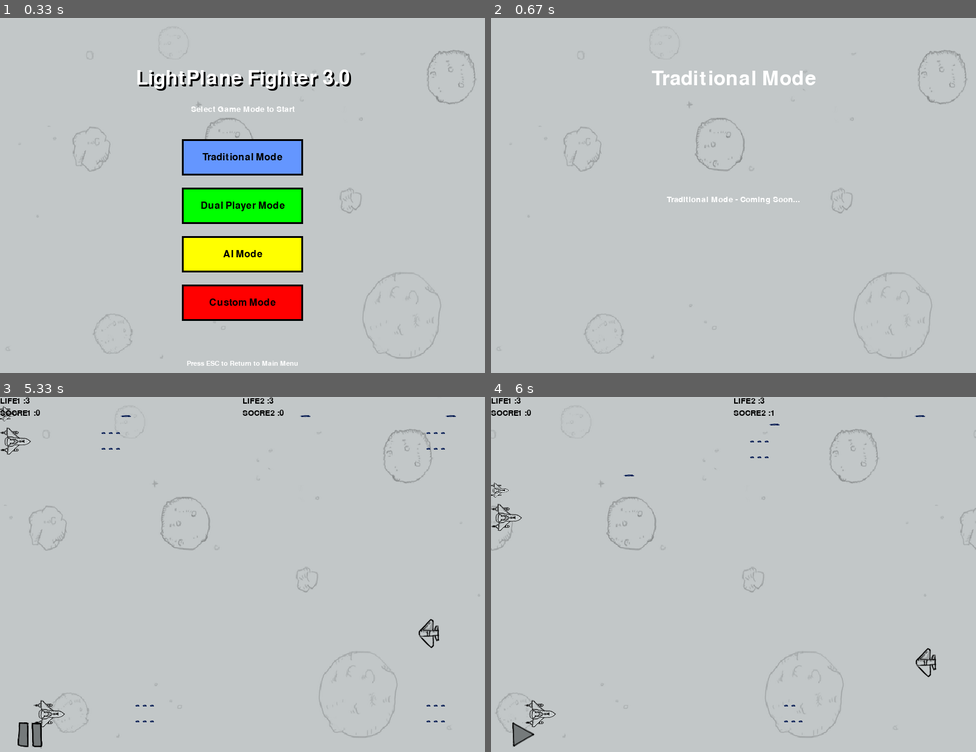
Above: before the commit, frames 1-4 (two rows, left to right).
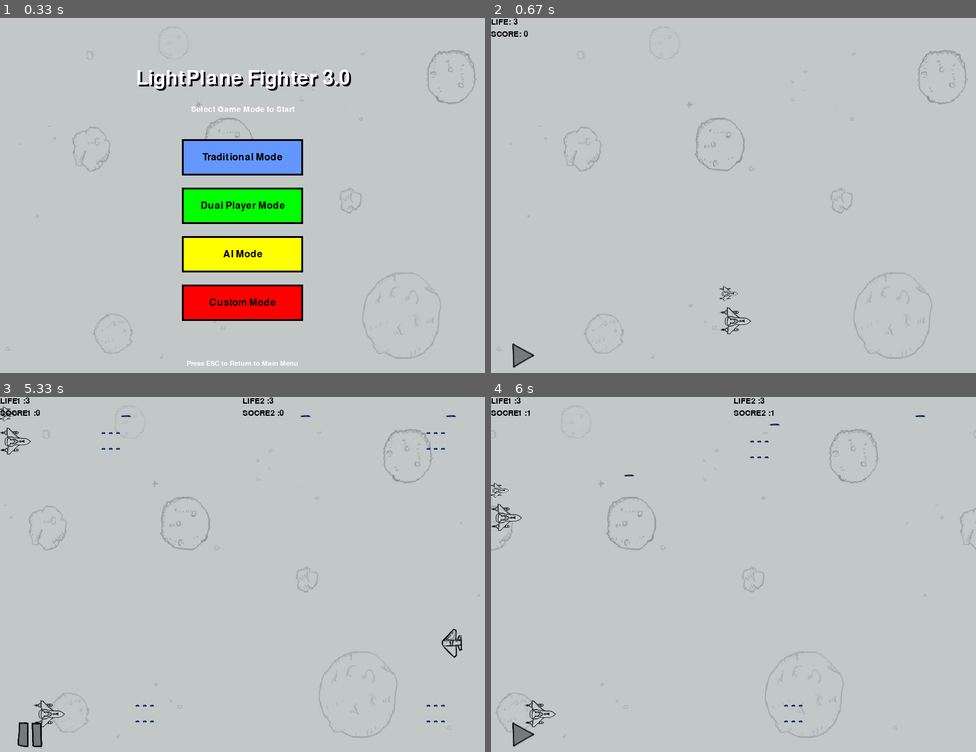
Above: after the commit, the same moments.

Repository: guangxingmao/LightPlane_AI
Game: pygame game, started from launcher.py
The game is run twice, just before and just after one commit, with the same random seed, the same clock (stepped at 60 frames per second) and the same inputs.
Inputs (mouse positions are in pixels of both pictures, inside the frame that each line leads up to):
- Up to frame 1 (0.33 s): no input
- Up to frame 2 (0.67 s): press the mouse at (733, 156) at 0.37 s; move the mouse to (738, 231) at 0.47 s; release the mouse at (748, 309) at 0.6 s
- Up to frame 3 (5.33 s): press the mouse at (29, 734) at 0.7 s; move the mouse to (58, 592) at 0.8 s; release the mouse at (82, 450) at 0.93 s; tap Esc at 1, 1.67, 2.83 s; press the mouse at (242, 634) at 1.37 s; move the mouse to (164, 641) at 1.47 s; release the mouse at (82, 652) at 1.6 s; press the mouse at (242, 681) at 2.03 s; move the mouse to (276, 585) at 2.13 s; release the mouse at (310, 492) at 2.27 s; press the mouse at (242, 585) at 3.2 s; move the mouse to (320, 624) at 3.3 s; release the mouse at (392, 666) at 3.43 s; tap Space at 3.5 s; click (29, 734) at 4.72 s; hold Left from 5 s (still down)
- Up to frame 4 (6 s): release Left at 5.53 s; hold Down 5.57-5.87 s; press the mouse at (520, 734) at 5.93 s

Frame 1 is identical in both runs. In frame 2, 1.3% of the frame differs, in the area x 0-67%, y 0-99%; in frame 3, 0.3%; in frame 4, 0.2%.

Commit message:
添加传统模式

Diff:
--- a/launcher.py
+++ b/launcher.py
@@ -19,6 +19,14 @@
 except ImportError as e:
     print(f"双人游戏页面加载失败: {e}")
     DUAL_GAME_LOADED = False
+
+# 尝试导入传统模式游戏页面
+try:
+    from traditional_game_page import TraditionalGamePage
+    TRADITIONAL_GAME_LOADED = True
+except ImportError as e:
+    print(f"传统模式游戏页面加载失败: {e}")
+    TRADITIONAL_GAME_LOADED = False
 
 # 初始化pygame
 pygame.init()
@@ -139,6 +147,12 @@
             self.dual_game_page = DualGamePage(screen)
         else:
             self.dual_game_page = None
+
+        # 初始化传统模式游戏页面
+        if TRADITIONAL_GAME_LOADED:
+            self.traditional_game_page = TraditionalGamePage(screen)
+        else:
+            self.traditional_game_page = None
 
     def change_page(self, new_page):
         """切换页面"""
@@ -293,15 +307,49 @@
 
     def handle_traditional_mode(self):
         """处理传统模式页面"""
+        if not self.traditional_game_page:
+            # 如果传统模式游戏页面未加载，显示错误信息
+            self.draw_background()
+            error_text = safe_render_text(self.info_font, "Traditional Game Module Loading Failed", RED)
+            error_rect = error_text.get_rect(center=(SCREEN_WIDTH // 2, 300))
+            self.screen.blit(error_text, error_rect)
+
+            # 处理事件
+            for event in pygame.event.get():
+                if event.type == pygame.QUIT:
+                    return False
+                if event.type == pygame.KEYDOWN and event.key == pygame.K_ESCAPE:
+                    self.change_page(PageState.MAIN_MENU)
+                    return True
+            return True
+
+        # 运行传统模式游戏的一帧
+        try:
+            result = self.traditional_game_page.run_one_frame()
+            if result == "quit":
+                self.change_page(PageState.MAIN_MENU)
+                return True
+            elif result == "game_over":
+                # 游戏结束，可以显示结束画面或直接返回主菜单
+                self.change_page(PageState.MAIN_MENU)
+                return True
+        except Exception as e:
+            print(f"传统模式游戏运行错误: {e}")
+            self.change_page(PageState.MAIN_MENU)
+
+        return True
+
+    def handle_ai_mode(self):
+        """处理AI模式页面"""
         self.draw_background()
 
         # 绘制标题
-        title_text = safe_render_text(self.title_font, "Traditional Mode", WHITE)
+        title_text = safe_render_text(self.title_font, "AI Mode", WHITE)
         title_rect = title_text.get_rect(center=(SCREEN_WIDTH // 2, 100))
         self.screen.blit(title_text, title_rect)
 
         # 绘制说明
-        text = safe_render_text(self.info_font, "Traditional Mode - Coming Soon...", WHITE)
+        text = safe_render_text(self.info_font, "AI Mode - Coming Soon...", WHITE)
         rect = text.get_rect(center=(SCREEN_WIDTH // 2, 300))
         self.screen.blit(text, rect)
 
@@ -315,17 +363,17 @@
 
         return True
 
-    def handle_ai_mode(self):
-        """处理AI模式页面"""
+    def handle_custom_mode(self):
+        """处理自定义模式页面"""
         self.draw_background()
 
         # 绘制标题
-        title_text = safe_render_text(self.title_font, "AI Mode", WHITE)
+        title_text = safe_render_text(self.title_font, "Custom Mode", WHITE)
         title_rect = title_text.get_rect(center=(SCREEN_WIDTH // 2, 100))
         self.screen.blit(title_text, title_rect)
 
         # 绘制说明
-        text = safe_render_text(self.info_font, "AI Mode - Coming Soon...", WHITE)
+        text = safe_render_text(self.info_font, "Custom Mode - Coming Soon...", WHITE)
         rect = text.get_rect(center=(SCREEN_WIDTH // 2, 300))
         self.screen.blit(text, rect)
 
@@ -339,30 +387,6 @@
 
         return True
 
-    def handle_custom_mode(self):
-        """处理自定义模式页面"""
-        self.draw_background()
-
-        # 绘制标题
-        title_text = safe_render_text(self.title_font, "Custom Mode", WHITE)
-        title_rect = title_text.get_rect(center=(SCREEN_WIDTH // 2, 100))
-        self.screen.blit(title_text, title_rect)
-
-        # 绘制说明
-        text = safe_render_text(self.info_font, "Custom Mode - Coming Soon...", WHITE)
-        rect = text.get_rect(center=(SCREEN_WIDTH // 2, 300))
-        self.screen.blit(text, rect)
-
-        # 处理事件
-        for event in pygame.event.get():
-            if event.type == pygame.QUIT:
-                return False
-            if event.type == pygame.KEYDOWN and event.key == pygame.K_ESCAPE:
-                self.change_page(PageState.MAIN_MENU)
-                return True
-
-        return True
-
 def main():
     game_manager = GameManager(screen)
     game_manager.run()
--- /dev/null
+++ b/traditional_game_page.py
@@ -0,0 +1,234 @@
+import pygame
+import sys
+import os
+
+# 导入游戏相关模块
+from plane_sprites import *
+from game_function import check_KEY, check_mouse
+from Tools import Music, Button as GameButton
+
+class TraditionalGamePage:
+    """传统模式游戏页面类 - 只有玩家1"""
+
+    def __init__(self, screen):
+        # 创建游戏屏幕
+        self.screen = screen
+
+        # 获取屏幕尺寸
+        self.screen_width = screen.get_width()
+        self.screen_height = screen.get_height()
+
+        # 设置窗口的标题
+        pygame.display.set_caption('LightPlane Fighter - Traditional Mode')
+        # 创建游戏时钟
+        self.clock = pygame.time.Clock()
+        # 生命数量
+        self.life1 = 3
+        # 分数
+        self.score1 = 0
+        # 设置背景音乐
+        self.BGM = Music('./music/bgm1.mp3')
+        #创建按钮对象
+        # 可以控制鼠标显示和控制游戏开始暂停
+        self.button = GameButton()
+
+        # 调用私有方法创建精灵组
+        self.__creat_sprites()
+
+    def start_game(self):
+        '''开始游戏'''
+        while True:
+            pygame.init()
+
+            # 判断是否有音乐在播放，如果没有，就播放
+            # 也就是循环播放背景音乐
+            if not pygame.mixer.music.get_busy():
+                self.BGM.play_music()
+            # 1. 设置刷新帧率
+            self.clock.tick(60)
+            # 2. 事件监听
+            should_quit = self.__check_event()
+            if should_quit:
+                return "quit"
+
+            # 3. 碰撞检测
+            game_over = self.__check_collide()
+            if game_over:
+                return "game_over"
+
+            # 4. 更新精灵组
+            self.__update_sprites()
+
+            # 5. 显示生命和分数
+            self.show_life()
+
+            # 5. 更新屏幕显示
+            pygame.display.update()
+
+    def run_one_frame(self):
+        '''运行一帧游戏 - 用于与启动器集成'''
+        # 判断是否有音乐在播放，如果没有，就播放
+        if not pygame.mixer.music.get_busy():
+            self.BGM.play_music()
+
+        # 事件监听
+        should_quit = self.__check_event()
+        if should_quit:
+            return "quit"
+
+        # 碰撞检测
+        game_over = self.__check_collide()
+        if game_over:
+            return "game_over"
+
+        # 更新精灵组
+        self.__update_sprites()
+
+        # 显示生命和分数
+        self.show_life()
+
+        return "running"
+
+    def __check_event(self):
+        """事件监听"""
+        for event in pygame.event.get():
+            if event.type == pygame.QUIT:
+                return True
+            if event.type == pygame.KEYDOWN and event.key == pygame.K_ESCAPE:
+                return True
+
+            print(event)
+            # 创建一个虚拟的hero2对象，避免None错误
+            dummy_hero2 = type('DummyHero', (), {
+                'fire': lambda *args: None,
+                'moving_right': False,
+                'moving_left': False,
+                'moving_up': False,
+                'moving_down': False
+            })()
+            check_KEY(self.hero1, dummy_hero2, self.hero3, self.enemy,
+                      event, self.enemy_group, self.BGM, self.button)
+            check_mouse(event, self.button)
+
+            # 游戏开始时候，主战机跟随鼠标移动
+            if self.button.pause_game % 2 == 0 and self.button.count_mouse % 2 == 0:
+                if event.type == pygame.MOUSEMOTION and self.life1 > 0:
+                    (x,y) = pygame.mouse.get_pos()
+                    self.hero1.rect.centerx = x
+                    self.hero1.rect.centery = y
+
+        return False
+
+    def __check_collide(self):
+        '''碰撞检测'''
+        # 子弹碰撞敌人
+        if pygame.sprite.groupcollide(self.hero1.bullets, self.enemy_group, True, True) or pygame.sprite.groupcollide(self.hero3.bullets, self.enemy_group, True, True):
+            self.score1 += 1
+
+        # 敌人碰撞英雄
+        enemys1 = pygame.sprite.spritecollide(
+            self.hero1, self.enemy_group, True)
+        if len(enemys1) > 0 and self.life1 > 0:
+            self.life1 -= 1
+            if self.life1 == 0:
+                # 英雄死亡后，僚机也随之消失
+                self.hero3.rect.x = 1000
+                self.hero3.rect.y = 1000
+                self.hero3.kill()
+                # 英雄死亡后，移除屏幕
+                self.hero1.rect.bottom = 0
+                self.hero1.rect.x = self.screen_width
+                self.hero1.kill()
+
+        # 检测僚机和敌机的碰撞
+        enemys3 = pygame.sprite.spritecollide(self.hero3, self.enemy_group, True)
+        if len(enemys3) > 0:
+            self.hero3.rect.x = 1000
+            self.hero3.rect.y = 1000
+            self.hero1.wing = 2
+            self.hero3.kill()
+
+        # 当玩家死亡，游戏结束
+        if self.life1 == 0:
+            return True
+
+        return False
+
+    def __update_sprites(self):
+        '''更新精灵组'''
+
+        if self.button.pause_game % 2 != 0:
+            for group in [self.back_group, self.hero_group1, self.hero_group3, self.hero1.bullets, self.hero3.bullets, self.enemy_group, self.enemy.bullets,]:
+                group.draw(self.screen)
+                self.button.update()
+                # 重新设置按钮位置到左下角
+                self.button.rect.x = 20
+                self.button.rect.bottom = self.screen_height - 20
+                self.screen.blit(self.button.image,(self.button.rect.x,self.button.rect.y))
+
+        elif self.button.pause_game % 2 == 0:
+            for group in [self.back_group, self.hero_group1, self.hero_group3, self.hero1.bullets, self.hero3.bullets, self.enemy_group, self.enemy.bullets,]:
+                group.draw(self.screen)
+                group.update()
+                self.button.update()
+                # 重新设置按钮位置到左下角
+                self.button.rect.x = 20
+                self.button.rect.bottom = self.screen_height - 20
+                self.screen.blit(self.button.image,(self.button.rect.x,self.button.rect.y))
+
+        # 手动更新背景位置以适应新的屏幕尺寸
+        for bg in self.back_group:
+            if bg.rect.x <= -self.screen_width:
+                bg.rect.x = self.screen_width
+
+    def show_life(self):
+        '''显示字体'''
+        pygame.font.init()
+        pos1 = (0, 0)
+        pos2 = (0, 20)
+        color = (0, 0, 0)
+        text1 = 'LIFE: ' + str(self.life1)
+        text2 = 'SCORE: ' + str(self.score1)
+        try:
+            cur_font = pygame.font.SysFont(None, 20)
+        except:
+            cur_font = pygame.font.Font(None, 20)
+        text_fmt1 = cur_font.render(text1, 1, color)
+        text_fmt2 = cur_font.render(text2, 1, color)
+        self.screen.blit(text_fmt1, pos1)
+        self.screen.blit(text_fmt2, pos2)
+
+    def __creat_sprites(self):
+        '''创建精灵组'''
+        # 背景组 - 创建适应屏幕尺寸的背景
+        bg1 = Background()
+        bg2 = Background(True)
+
+        # 调整背景图片大小以适应屏幕
+        bg1.image = pygame.transform.scale(bg1.image, (self.screen_width, self.screen_height))
+        bg2.image = pygame.transform.scale(bg2.image, (self.screen_width, self.screen_height))
+
+        # 重新设置背景位置
+        bg1.rect = bg1.image.get_rect()
+        bg2.rect = bg2.image.get_rect()
+        bg2.rect.x = self.screen_width
+
+        self.back_group = pygame.sprite.Group(bg1, bg2)
+        # 敌机组
+        self.enemy = Enemy()
+        self.enemy_group = pygame.sprite.Group()
+
+        # 英雄组 - 只有玩家1
+        self.hero1 = Hero('./images/life.png')
+        # 设置英雄1在屏幕中央
+        self.hero1.rect.centerx = self.screen_width // 2
+        self.hero1.rect.centery = self.screen_height - 100
+        self.hero_group1 = pygame.sprite.Group(self.hero1)
+
+        # 僚机组
+        self.hero3 = Hero('./images/life.png',wing = 1)
+        self.hero3.image = pygame.transform.scale(self.hero3.image,(35,25))
+        # 僚机跟随英雄1，位置稍微偏上
+        self.hero3.rect.centerx = self.hero1.rect.centerx
+        self.hero3.rect.centery = self.hero1.rect.centery - 35
+        self.hero_group3 = pygame.sprite.Group(self.hero3)
